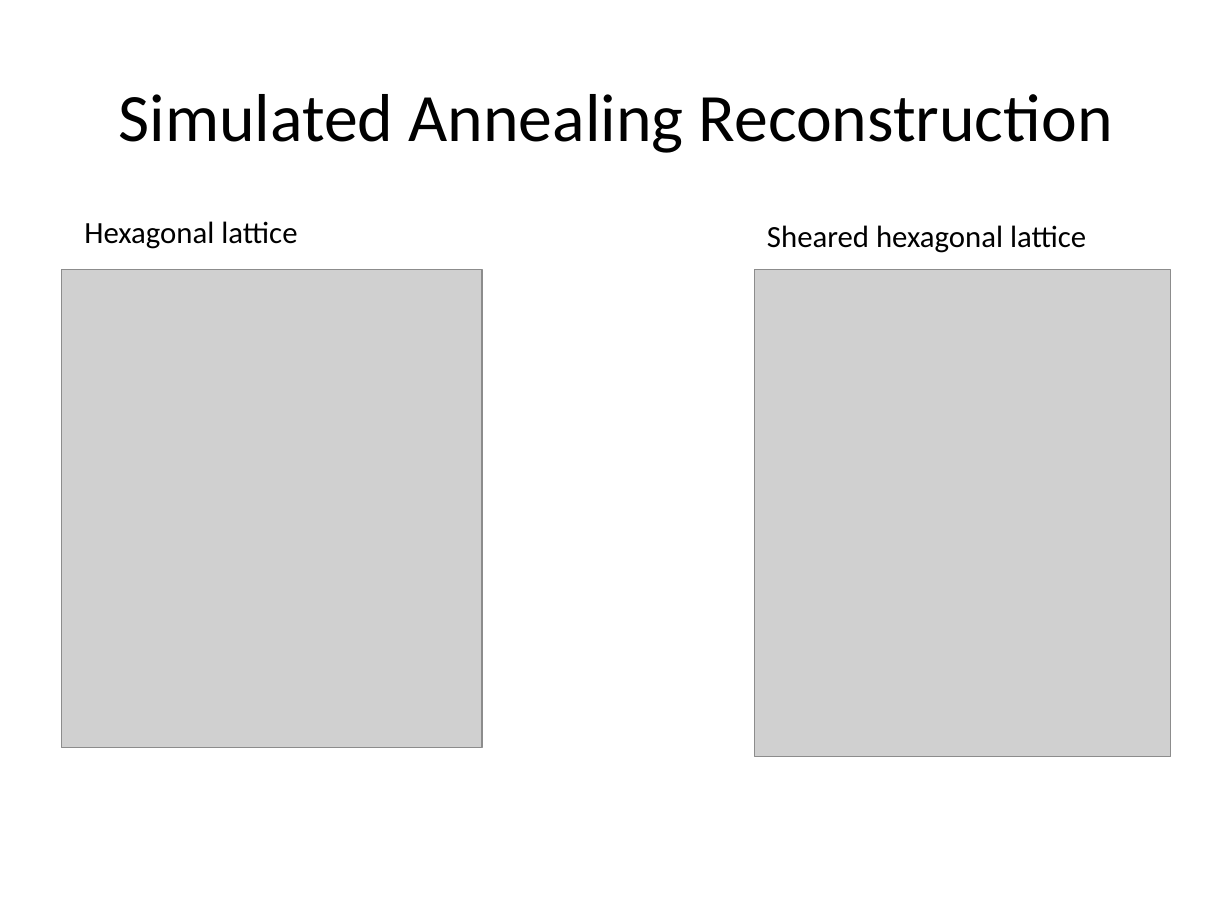
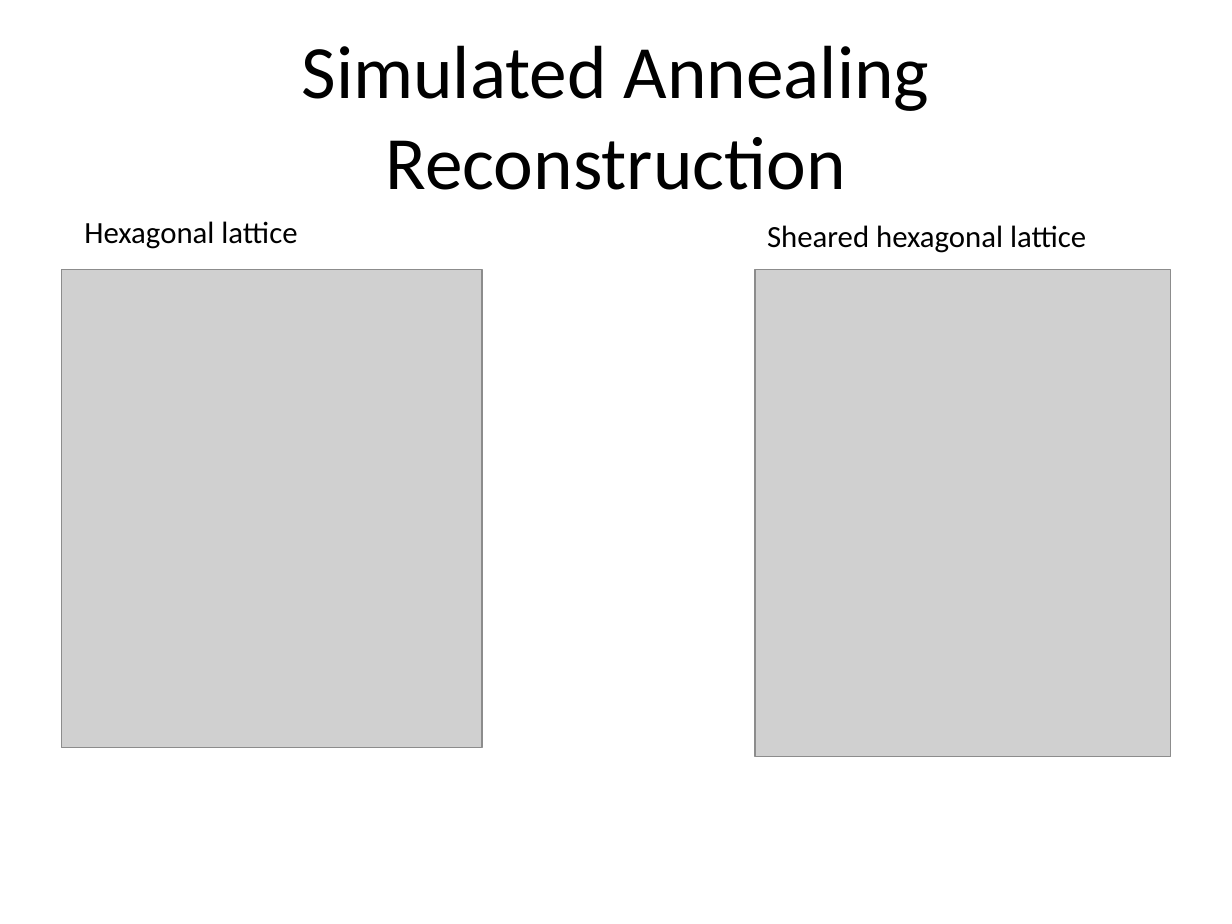
Before and after one commit to zestrada/atomicscalesimulationgroup2, a slide deck: slide 12 of Presentation/FinalPresentation.pptx. Drawn at 1232x924 pixels with LibreOffice and Linux fonts; fonts in the diff are those of the drawing; grey boxes stand for pictures. Boxes give left, top, right and bottom in pixels: in the first picture for what was removed or moved away, otherwise in the second. Text is boxed around its words. In the diff, an @@ line names an element or a change of style, - is before the commit and + after.

```diff
--- a/Presentation/FinalPresentation.pptx
+++ b/Presentation/FinalPresentation.pptx
@@ text "Simulated Annealing Reconstruction" at bbox=[302, 45, 929, 190]: size 39.6 to 44 pt @@
```
Also in this commit, not shown: 10 other slides changed, 6 other files.
